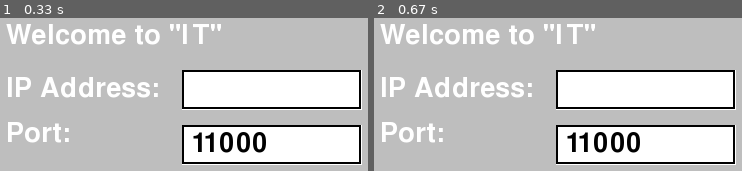
Above: before the commit, frames 1-2 (left to right).
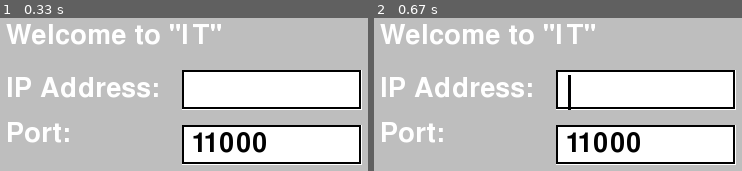
Above: after the commit, the same moments.

Repository: bhartshorn/it
Game: pygame game, started from client.py
Two runs of this game, one before a commit and one after it. Both use one fixed random seed, a clock stepped at 60 frames per second and the inputs below. The source is Python 2; it was converted automatically to run under Python 3.
Inputs:
- Up to frame 1 (0.33 s): no input
- Up to frame 2 (0.67 s): tap Enter at 0.33 s

Frame 1 is identical in both runs. In frame 2, 0.2% of the frame differs, in the area x 52-54%, y 37-61%.

Commit message:
The cursor blinks it just doesn't disappear consistently

Diff:
--- a/pygame_functions.py
+++ b/pygame_functions.py
@@ -120,9 +120,9 @@
         self.image.blit(newSurface, [10, 5])
 
         # Things cursor:
-        self.cursor_surface = pygame.Surface((int(self.fontSize/20+1), self.fontSize))
+        self.cursor_surface = pygame.Surface((int(self.fontSize/20+1), self.fontSize - 5))
         self.cursor_surface.fill((0,0,1))
-        self.cursor_position = 0 # Inside text
+        self.cursor_position = self.font.size(self.text[:0])[0] + 15
         self.cursor_visible = True # Switches every self.cursor_switch_ms ms
         self.cursor_switch_ms = 500 # /|\
         self.cursor_ms_counter = 0
@@ -131,10 +131,11 @@
     def update(self):
         global keydict
         returnVal=None
+        self.cursor_visible = True
         while True:
+            self.cursorUpdate()
             updateDisplay()
             for event in pygame.event.get():
-                self.cursor_visible = True
                 if event.type == pygame.KEYDOWN:
                     if event.key == pygame.K_RETURN:
                         self.cursor_visible = False
@@ -155,15 +156,23 @@
             pygame.draw.rect(self.image, (0, 0, 0), [0, 0, self.width - 1, self.boxSize - 1], 2)
             newSurface = self.font.render(self.text, True, self.fontColour)
             self.image.blit(newSurface, [10, 5])
-
-            if self.cursor_visible:
-                cursor_y_pos = self.font.size(self.text[:self.cursor_position])[0]
-                # Without this, the cursor is invisible when self.cursor_position > 0:
-                if self.cursor_position > 0:
-                    cursor_y_pos -= self.cursor_surface.get_width()
-                    self.image.blit(self.cursor_surface, (cursor_y_pos, 10))
-
             updateDisplay()
+            tick(30)
+
+    def cursorUpdate(self):
+
+        # Update self.cursor_visible
+        print "CLOCK", gameClock.get_time()
+        self.cursor_ms_counter += gameClock.get_time()
+        if self.cursor_ms_counter >= self.cursor_switch_ms:
+            self.cursor_ms_counter %= self.cursor_switch_ms
+            self.cursor_visible = not self.cursor_visible
+        if self.cursor_visible:
+            cursor_y_pos = self.font.size(self.text[:self.cursor_position])[0] + 15 # this fixes the strange offset
+            # Without this, the cursor is invisible when self.cursor_position > 0:
+            if self.cursor_position > 0:
+                cursor_y_pos -= self.cursor_surface.get_width()
+                self.image.blit(self.cursor_surface, (cursor_y_pos, 5))
 
     def move(self, xpos, ypos, centre=False):
         if centre:
--- a/pygame_textinput.py
+++ b/pygame_textinput.py
@@ -111,7 +111,6 @@
         # Update key counters:
         for key in self.keyrepeat_counters :
             self.keyrepeat_counters[key][0] += self.clock.get_time() # Update clock
-            print("CLOCK:", self.clock.get_time())
             # Generate new key events if enough time has passed:
             if self.keyrepeat_counters[key][0] >= self.keyrepeat_intial_interval_ms:
                 self.keyrepeat_counters[key][0] = self.keyrepeat_intial_interval_ms - \
